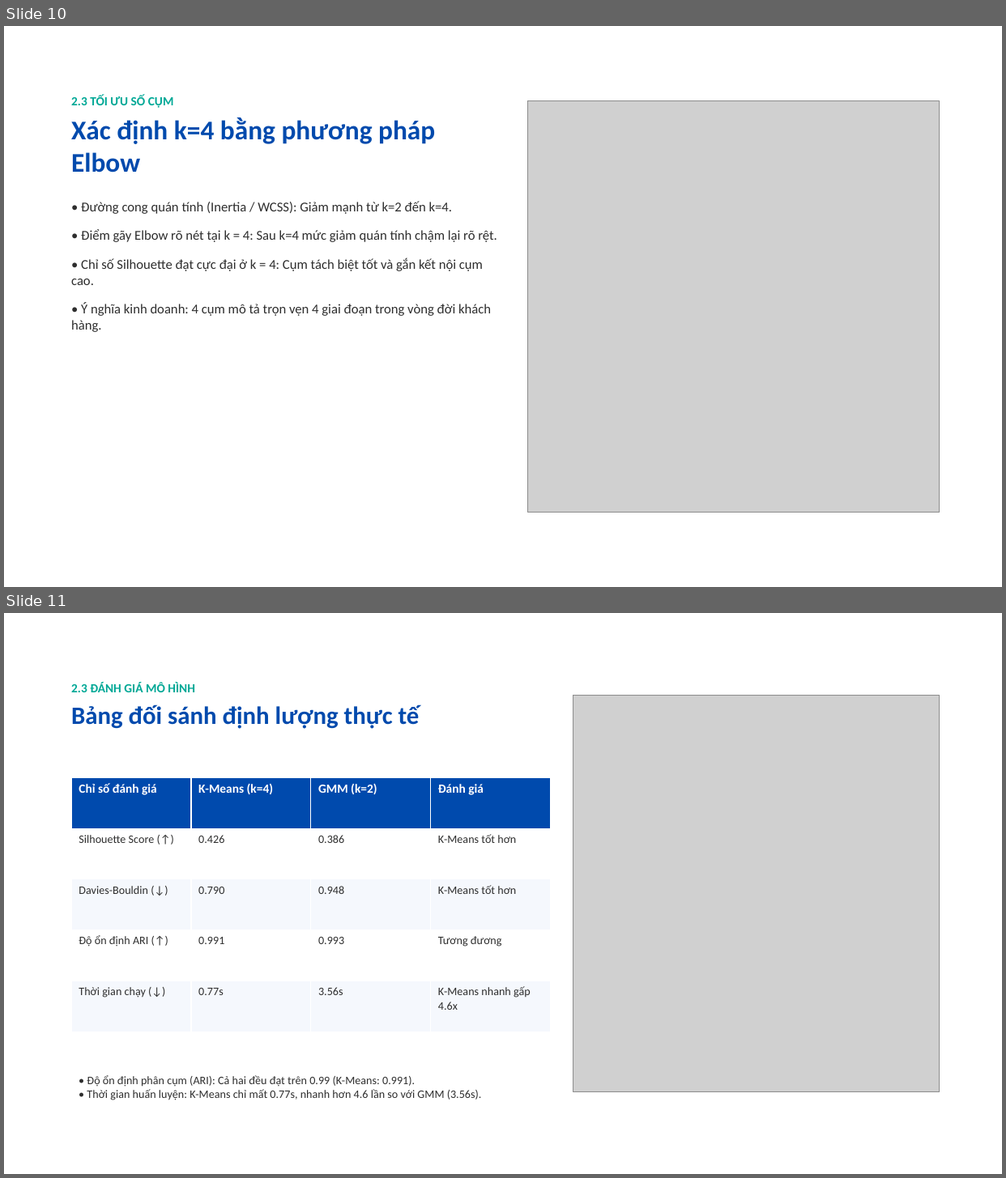
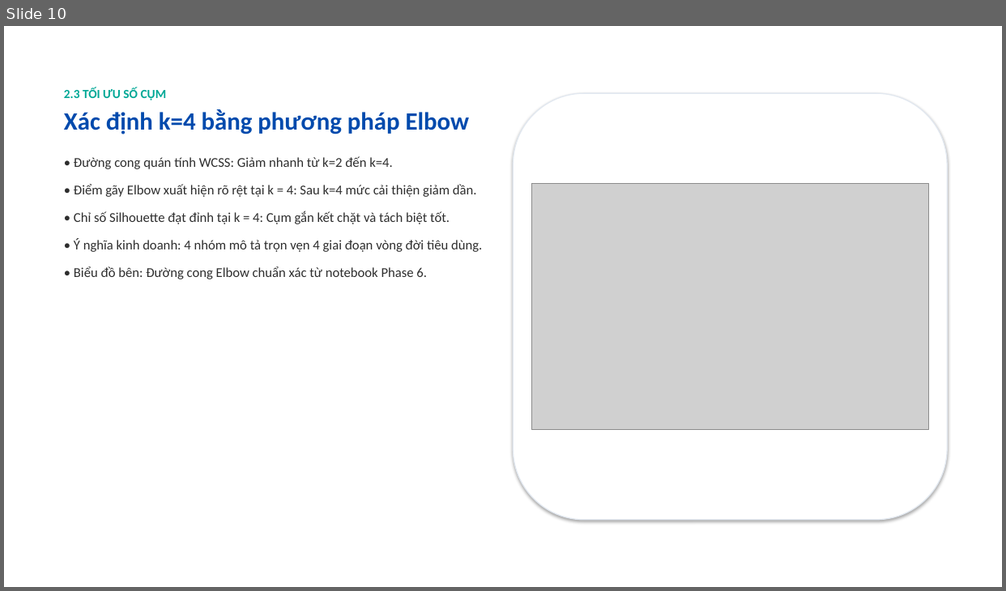
Before and after one commit to TminTtapcode/BTL_PTDL, a slide deck: docs/Slide_Thuyet_Trinh_HM_Modern_Minimal_16_Slides.pptx. Shown one above the other, each under a label of ours: slides 10 and 11 before the commit, slide 10 after it. The pictures are 1006x1178 and 1006x591 pixels, drawn with LibreOffice and Linux fonts; fonts in the diff are those of the drawing; grey boxes stand for pictures; background and template pictures are left out. Boxes give left, top, right and bottom in pixels: in the first picture for what was removed or moved away, otherwise in the second. Text is boxed around its words. In the diff, an @@ line names an element or a change of style, - is before the commit and + after.

Commit message:
docs: perfect 16-slide presentation with exact notebook figures, card containers and preserved aspect ratios

```diff
--- a/docs/Slide_Thuyet_Trinh_HM_Modern_Minimal_16_Slides.pptx
+++ b/docs/Slide_Thuyet_Trinh_HM_Modern_Minimal_16_Slides.pptx
@@ slide 11 removed at (x1=4, y1=613, x2=1002, y2=1174), background picture (left out) @@
@@ text removed at (x1=71, y1=682, x2=420, y2=729) @@
-2.3 ĐÁNH GIÁ MÔ HÌNH
-Bảng đối sánh định lượng thực tế
@@ picture removed at (x1=573, y1=696, x2=940, y2=1093) @@
@@ table removed at (x1=71, y1=777, x2=551, y2=1033), 5 rows, 4 columns @@
-Chỉ số đánh giá | K-Means (k=4) | GMM (k=2) | Đánh giá
-Silhouette Score (↑) | 0.426 | 0.386 | K-Means tốt hơn
-Davies-Bouldin (↓) | 0.790 | 0.948 | K-Means tốt hơn
-Độ ổn định ARI (↑) | 0.991 | 0.993 | Tương đương
-Thời gian chạy (↓) | 0.77s | 3.56s | K-Means nhanh gấp 4.6x
@@ text removed at (x1=87, y1=1076, x2=482, y2=1101) @@
-• Độ ổn định phân cụm (ARI): Cả hai đều đạt trên 0.99 (K-Means: 0.991).
-• Thời gian huấn luyện: K-Means chỉ mất 0.77s, nhanh hơn 4.6 lần so với GMM (3.56s).
@@ slide 10 changed as well @@
@@ text "2.3 TỐI ƯU SỐ CỤM" moved from (x1=71, y1=95, x2=497, y2=332) to (x1=64, y1=88, x2=482, y2=280) @@
@@ rounded rectangle added at (x1=513, y1=93, x2=948, y2=520), fill #FFFFFF, outline #E2E8F0 1 pt @@
@@ text at (x1=64, y1=109, x2=470, y2=135): size 26 to 24 pt in "Xác định k=4 bằng phương pháp Elbow"; less space between paragraphs @@
@@ text at (x1=74, y1=156, x2=482, y2=280): text changed @@
-• Đường cong quán tính (Inertia / WCSS): Giảm mạnh từ k=2 đến k=4.
-• Điểm gãy Elbow rõ nét tại k = 4: Sau k=4 mức giảm quán tính chậm lại rõ rệt.
-• Chỉ số Silhouette đạt cực đại ở k = 4: Cụm tách biệt tốt và gắn kết nội cụm cao.
-• Ý nghĩa kinh doanh: 4 cụm mô tả trọn vẹn 4 giai đoạn trong vòng đời khách hàng.
+• Đường cong quán tính WCSS: Giảm nhanh từ k=2 đến k=4.
+• Điểm gãy Elbow xuất hiện rõ rệt tại k = 4: Sau k=4 mức cải thiện giảm dần.
+• Chỉ số Silhouette đạt đỉnh tại k = 4: Cụm gắn kết chặt và tách biệt tốt.
+• Ý nghĩa kinh doanh: 4 nhóm mô tả trọn vẹn 4 giai đoạn vòng đời tiêu dùng.
+• Biểu đồ bên: Đường cong Elbow chuẩn xác từ notebook Phase 6.
@@ picture resized from (x1=528, y1=101, x2=940, y2=513) to (x1=532, y1=183, x2=928, y2=429) @@
```
Also in this commit, not shown: 13 other slides changed, 2 slides added, 1 other slide removed.
